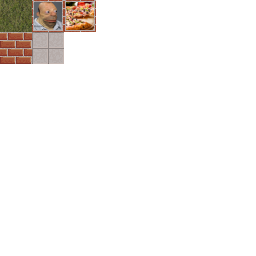
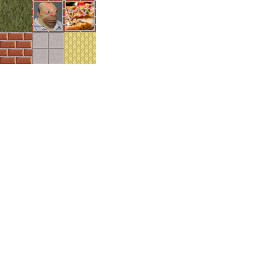
Layers edited between the first and the second 256px x 256px image:
added layer "pizza copy" above "pizza" over [64, 32, 96, 64]
